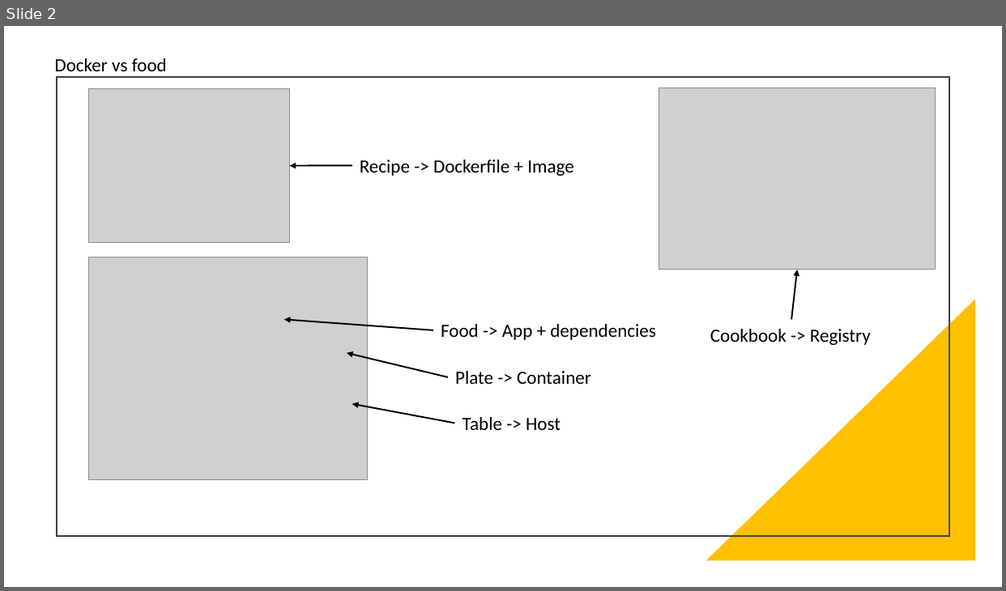
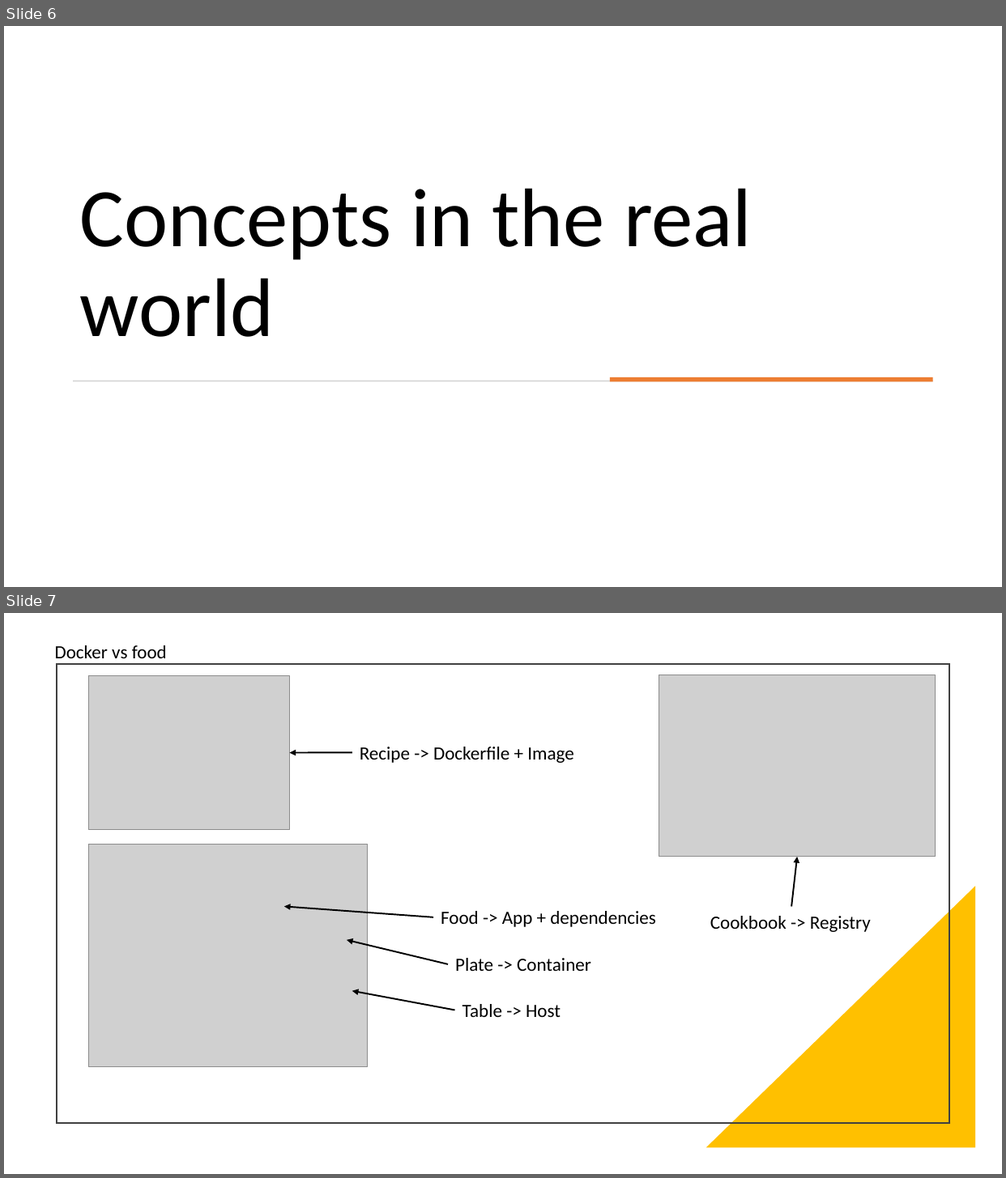
Before and after one commit to santanaguy/hexis-presentations, a slide deck: Docker Delight.pptx. Shown one above the other, each under a label of ours: slide 2 before the commit, slides 6 and 7 after it. The pictures are 1006x591 and 1006x1178 pixels, drawn with LibreOffice and Linux fonts; fonts in the diff are those of the drawing; grey boxes stand for pictures. Boxes give left, top, right and bottom in pixels: in the first picture for what was removed or moved away, otherwise in the second. Text is boxed around its words. In the diff, an @@ line names an element or a change of style, - is before the commit and + after.

```diff
--- a/Docker Delight.pptx
+++ b/Docker Delight.pptx
@@ slide 6 added at box(4, 26, 1002, 587), background #FFFFFF @@
@@ text added at box(80, 188, 752, 337), 80 pt, text #000000 @@
+Concepts in the real world
@@ rectangle added at box(73, 381, 933, 382), fill #D5D5D5 @@
@@ rectangle added at box(610, 378, 933, 382), fill #ED7D31 @@
@@ what was slide 2 is now slide 7 @@
```
Also in this commit, not shown: 3 slides changed, 25 other slides added, 5 slides removed, 2 other files.
